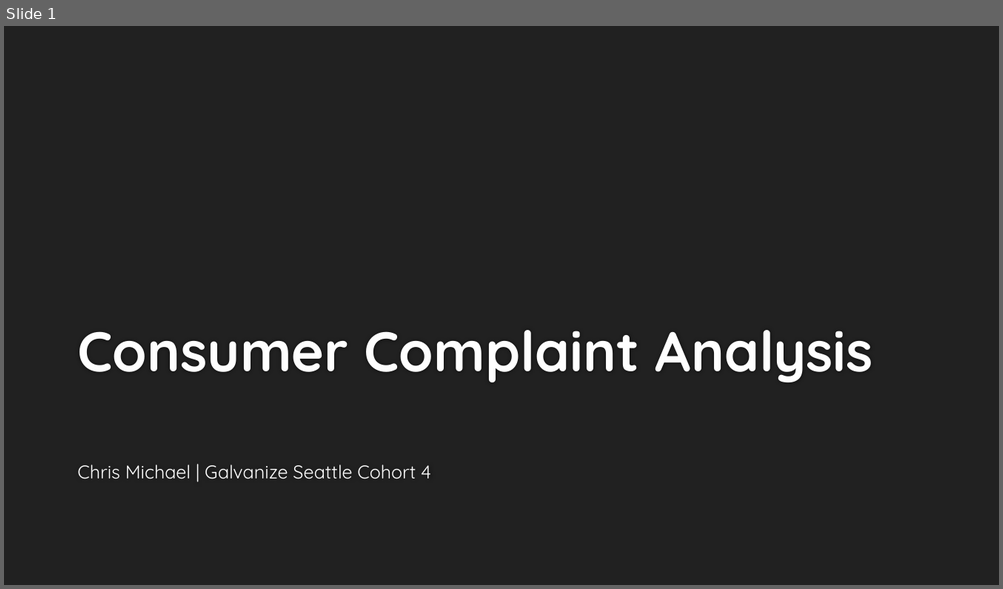
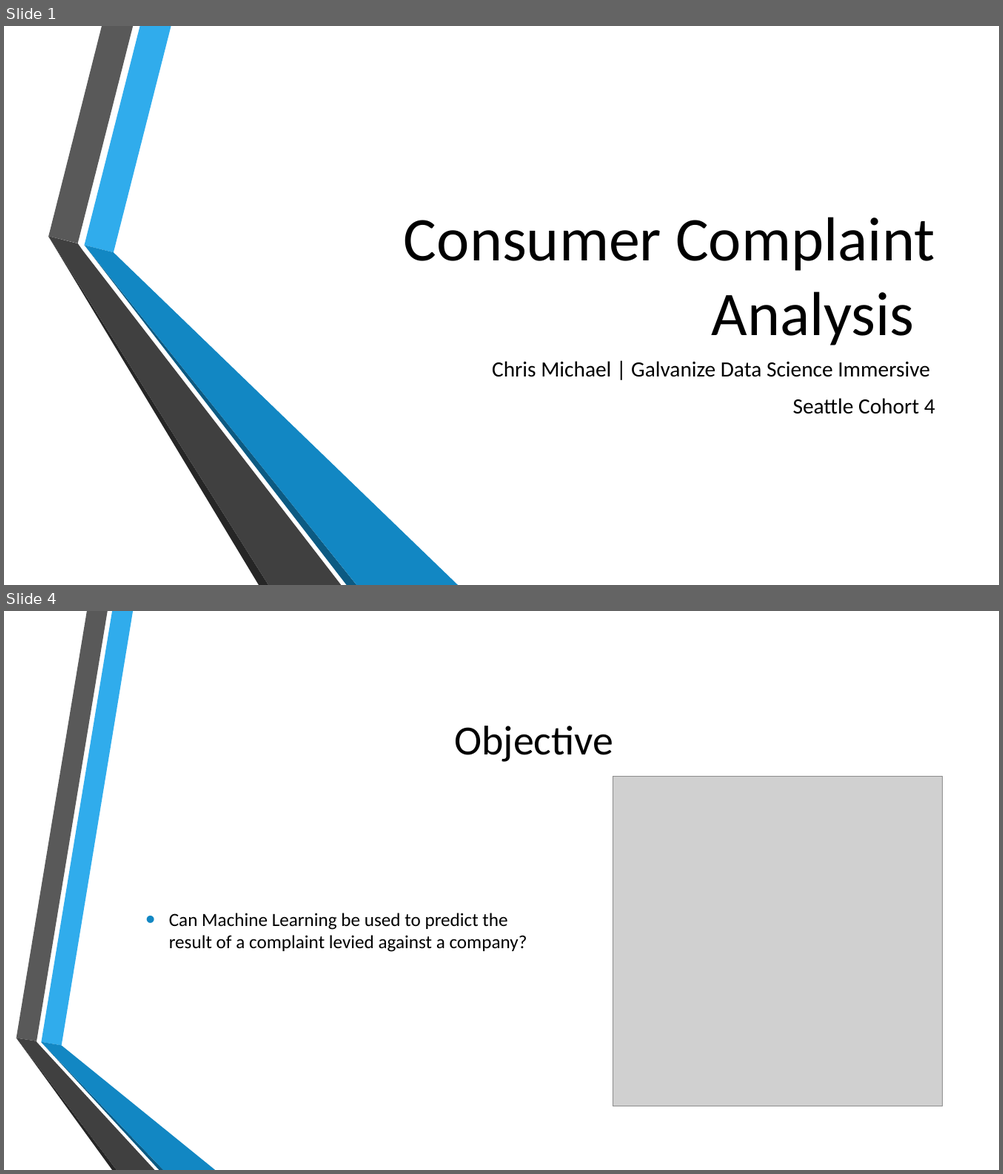
Before and after one commit to ChrisMichael11/Consumer_Complaint_Project, a slide deck: ppt/Consumer_Complaints.pptx. Shown one above the other, each under a label of ours: slide 1 before the commit, slides 1 and 4 after it; the slides between them are not shown. The pictures are 1003x589 and 1003x1174 pixels, drawn with LibreOffice and Linux fonts; fonts in the diff are those of the drawing; grey boxes stand for pictures; background and template pictures are left out. Boxes give left, top, right and bottom in pixels: in the first picture for what was removed or moved away, otherwise in the second. Text is boxed around its words. In the diff, an @@ line names an element or a change of style, - is before the commit and + after.

Commit message:
Updating PPT, adding images

```diff
--- a/ppt/Consumer_Complaints.pptx
+++ b/ppt/Consumer_Complaints.pptx
@@ slide 4 added at (4, 611, 999, 1170), background picture (left out) @@
@@ title added at (454, 726, 613, 762), 40 pt, text #000000 @@
+Objective
@@ picture added at (613, 776, 942, 1106) @@
@@ text added at (169, 913, 527, 952), 18 pt, text #000000 @@
+• Can Machine Learning be used to predict the result of a complaint levied against a company?
@@ group added at (16, 611, 215, 1170): 6 freeform shapes @@
@@ slide 1 changed as well @@
@@ background #212121 to picture (left out) @@
@@ title "Consumer Complaint Analysis": place and size @@
-title "Consumer Complaint Analysis" at (77, 330, 873, 383)
+title "Consumer Complaint Analysis" at (404, 217, 934, 346)
@@ title "Consumer Complaint Analysis" at (404, 217, 934, 346): size 54 to 60 pt, font Quicksand to Calibri, text colour #FEFEFE to #000000, bold off; alignment left to right @@
@@ group added at (48, 26, 458, 585): 6 freeform shapes @@
@@ subtitle at (492, 361, 935, 414): text changed; size 18 to 21 pt; font Quicksand to Calibri; text colour #FFFFFF to #000000 @@
-Chris Michael | Galvanize Seattle Cohort 4
+Chris Michael | Galvanize Data Science Immersive
+Seattle Cohort 4
```
Also in this commit, not shown: 3 other slides changed, 5 other slides added, 4 slides removed, 13 other files.
